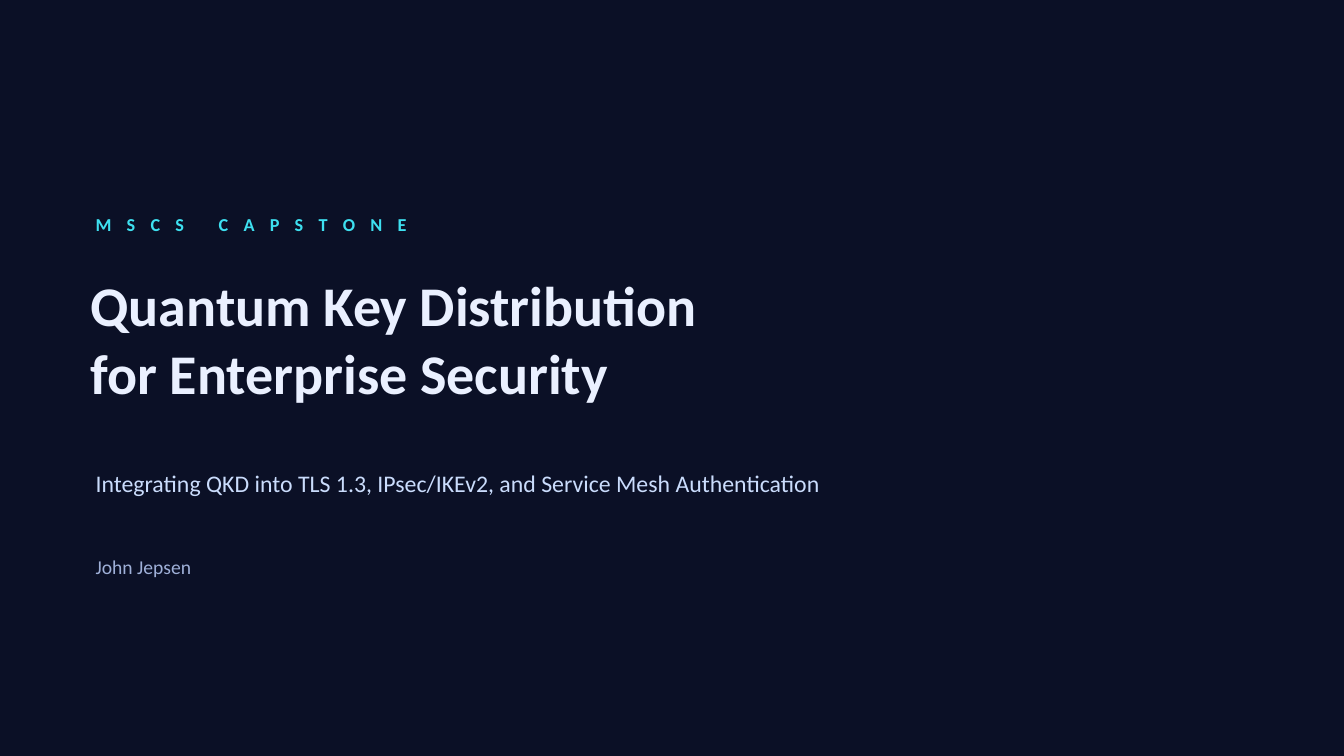
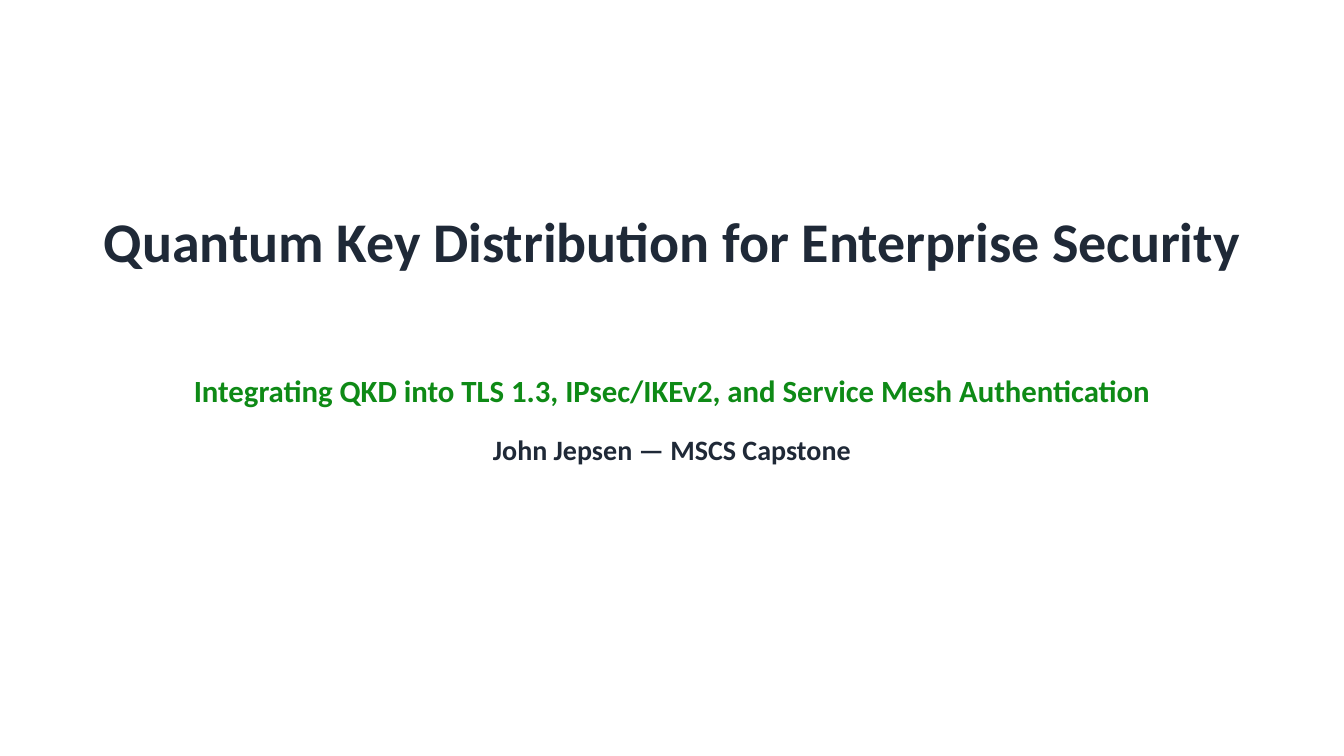
Before and after one commit to John-Jepsen/qkd-avantheir, a slide deck: slide 1 of DOCS/presentation/QKD_Capstone_Deck.pptx. Drawn at 1344x756 pixels with LibreOffice and Linux fonts; fonts in the diff are those of the drawing; background and template pictures are left out. Boxes give left, top, right and bottom in pixels: in the first picture for what was removed or moved away, otherwise in the second. Text is boxed around its words. In the diff, an @@ line names an element or a change of style, - is before the commit and + after.

```diff
--- a/DOCS/presentation/QKD_Capstone_Deck.pptx
+++ b/DOCS/presentation/QKD_Capstone_Deck.pptx
@@ background picture (left out) to #FFFFFF @@
@@ text "Quantum Key Distribution for Enterprise ...": place and size @@
-text "Quantum Key Distribution for Enterprise ..." at (91,286,697,403)
+text "Quantum Key Distribution for Enterprise ..." at (104,222,1239,271)
@@ text "Quantum Key Distribution for Enterprise ..." at (104,222,1239,271): text colour #EAF0FF to #1F2937; alignment left to centre; line spacing 1.02 to 1; vertical alignment middle to top @@
@@ text removed at (96,219,407,231) @@
-M S C S C A P S T O N E
@@ text "Integrating QKD into TLS 1.3, ...": place and size @@
-text "Integrating QKD into TLS 1.3, ..." at (96,475,820,496)
+text "Integrating QKD into TLS 1.3, ..." at (194,380,1150,408)
@@ text "Integrating QKD into TLS 1.3, ..." at (194,380,1150,408): size 17 to 22 pt, text colour #CADCFC to #0E8A16, bold on; alignment left to centre; line spacing 1.15 to 1; vertical alignment middle to top @@
@@ text "John Jepsen — MSCS Capstone" at (493,440,850,465): vertical alignment middle to top @@
@@ text at (493,440,850,465): text changed; size 14 to 20 pt; text colour #9FB0D8 to #1F2937; bold on @@
-John Jepsen
+John Jepsen — MSCS Capstone
```
Also in this commit, not shown: 13 other slides changed, 1 other file.
